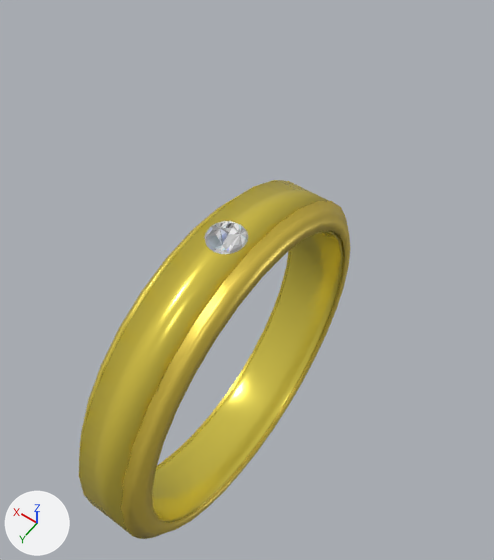
The glTF model imgs/ringchanffinacompedra.glb: old version first, new version second.
Before and after are seen from a 50 mm lens placed at (-1.01, 1.44, 3.0), pointed at (0.09, -0.1, 0.58). Arrows for +X, +Y and +Z are at lower left; the lights stay in place. Where no turn or scale is listed for an object, it has been applied to the vertices.
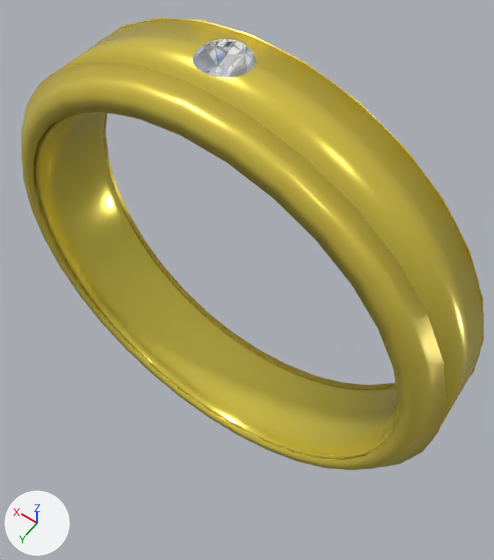
Pixel boxes (x1, y1, x2, y2) of what changed, in the pictures (494 x 560 px):
```json
{"object": "Circle", "change": "moved, turned, rescaled", "before": [79, 180, 350, 539], "after": [21, 17, 484, 470]}
{"object": "Cone", "change": "moved", "before": [205, 221, 248, 254], "after": [192, 39, 256, 78]}
```

Scene script edits in JSON lines:
```json
{"op": "set", "path": "ob_circle.location", "old": "(0.0, 0.0, 0.0)", "new": "(0.0, 0.0, 0.945)"}
{"op": "set", "path": "ob_circle.rotation_euler", "old": "(0.0, 1.571, 0.0)", "new": "(-1.571, 1.571, 0.0)", "note": "degrees (0, 90, 0) -> degrees (-90, 90, 0)"}
{"op": "set", "path": "ob_circle.scale", "old": "(0.938, 0.938, 0.601)", "new": "(0.938, 0.938, 0.687)"}
{"op": "set", "path": "ob_cone.location", "old": "(0.124, -0.005, 0.878)", "new": "(0.004, 0.13, 1.823)"}
```
